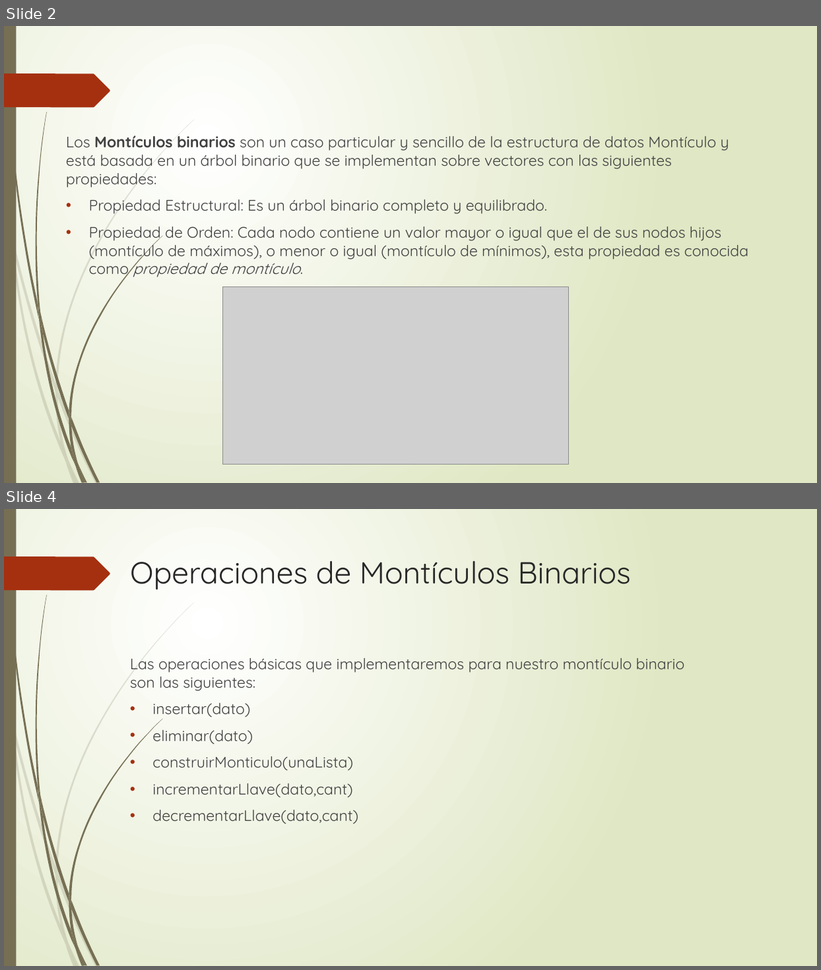
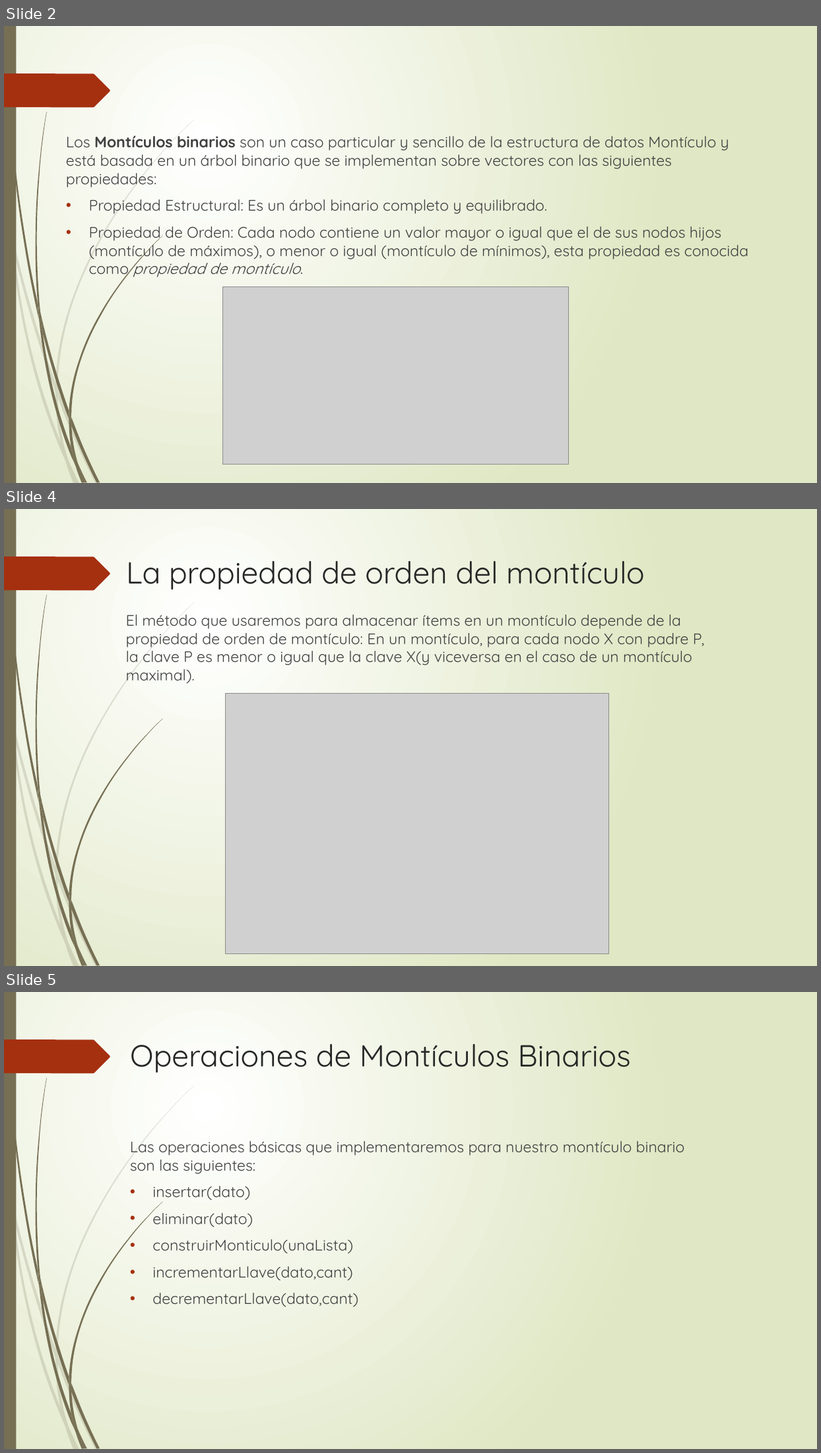
Before and after one commit to Sdann26/Estructura-de-Datos, a slide deck: Proyecto/Montículo Binario.pptx. Shown one above the other, each under a label of ours: slides 2 and 4 before the commit, slides 2, 4 and 5 after it; the slides between them are not shown. The pictures are 821x970 and 821x1453 pixels, drawn with LibreOffice and Linux fonts; fonts in the diff are those of the drawing; grey boxes stand for pictures. Boxes give left, top, right and bottom in pixels: in the first picture for what was removed or moved away, otherwise in the second. Text is boxed around its words. In the diff, an @@ line names an element or a change of style, - is before the commit and + after.

```diff
--- a/Proyecto/Montículo Binario.pptx
+++ b/Proyecto/Montículo Binario.pptx
@@ slide 4 added at (x1=4, y1=509, x2=817, y2=966), background gradient #FFFFFF to #DFE8C4; not listed: 24 template elements that a slide beside it also shows @@
@@ title added at (x1=126, y1=561, x2=644, y2=590), 36 pt, text #262626 @@
+La propiedad de orden del montículo
@@ text added at (x1=126, y1=615, x2=705, y2=684), 18 pt, text #404040 @@
+El método que usaremos para almacenar ítems en un montículo depende de la propiedad de orden de montículo: En un montículo, para cada nodo X con padre P, la clave P es menor o igual que la clave X(y viceversa en el caso de un montículo maximal).
@@ picture added at (x1=225, y1=693, x2=609, y2=955) @@
@@ what was slide 4 is now slide 5 @@
```
Also in this commit, not shown: 1 slide changed, 1 other file.
